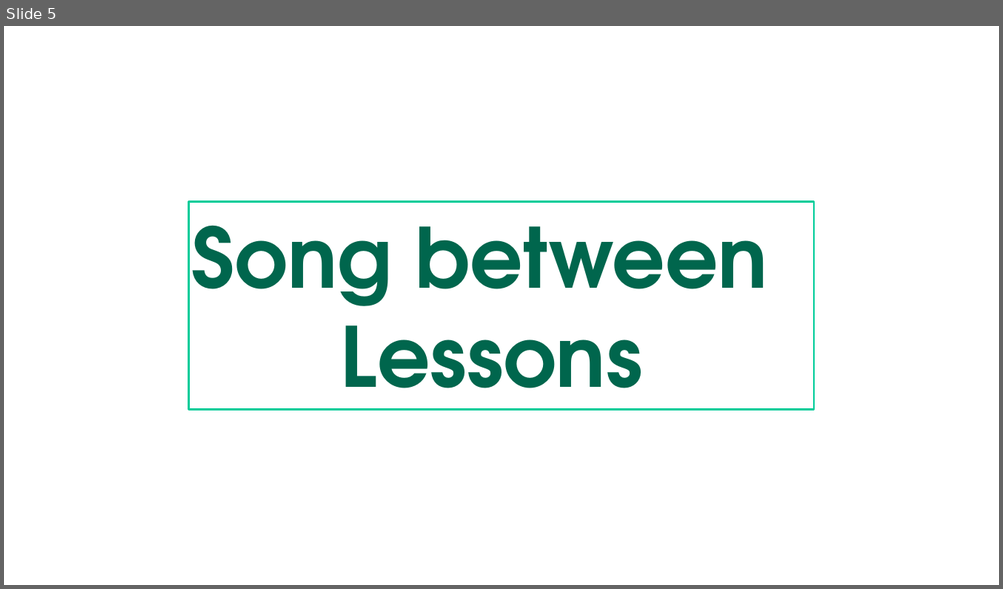
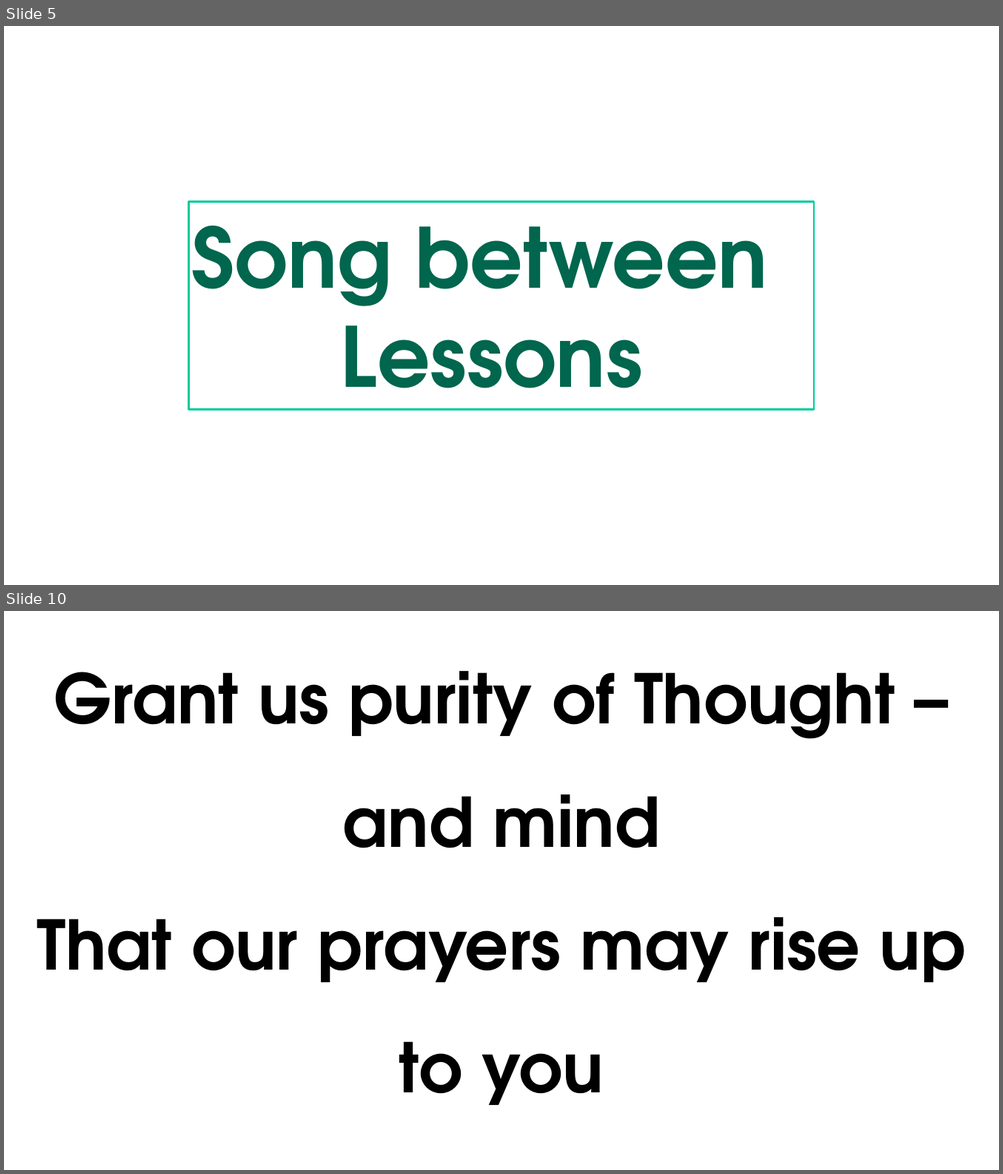
Before and after one commit to gijocode/Church_PPT_Utility, a slide deck: templates/english_arial_service_template.pptx. Shown one above the other, each under a label of ours: slide 5 before the commit, slides 5 and 10 after it; the slides between them are not shown. The pictures are 1003x589 and 1003x1174 pixels, drawn with LibreOffice and Linux fonts; fonts in the diff are those of the drawing. Boxes give left, top, right and bottom in pixels: in the first picture for what was removed or moved away, otherwise in the second. Text is boxed around its words. In the diff, an @@ line names an element or a change of style, - is before the commit and + after.

```diff
--- a/templates/english_arial_service_template.pptx
+++ b/templates/english_arial_service_template.pptx
@@ slide 10 added at [4, 611, 999, 1170], background #FFFFFF @@
@@ text added at [37, 671, 965, 1105], 66 pt, text #000000, bold @@
+Grant us purity of Thought – and mind
+That our prayers may rise up to you
```
Also in this commit, not shown: 3 other slides added.
